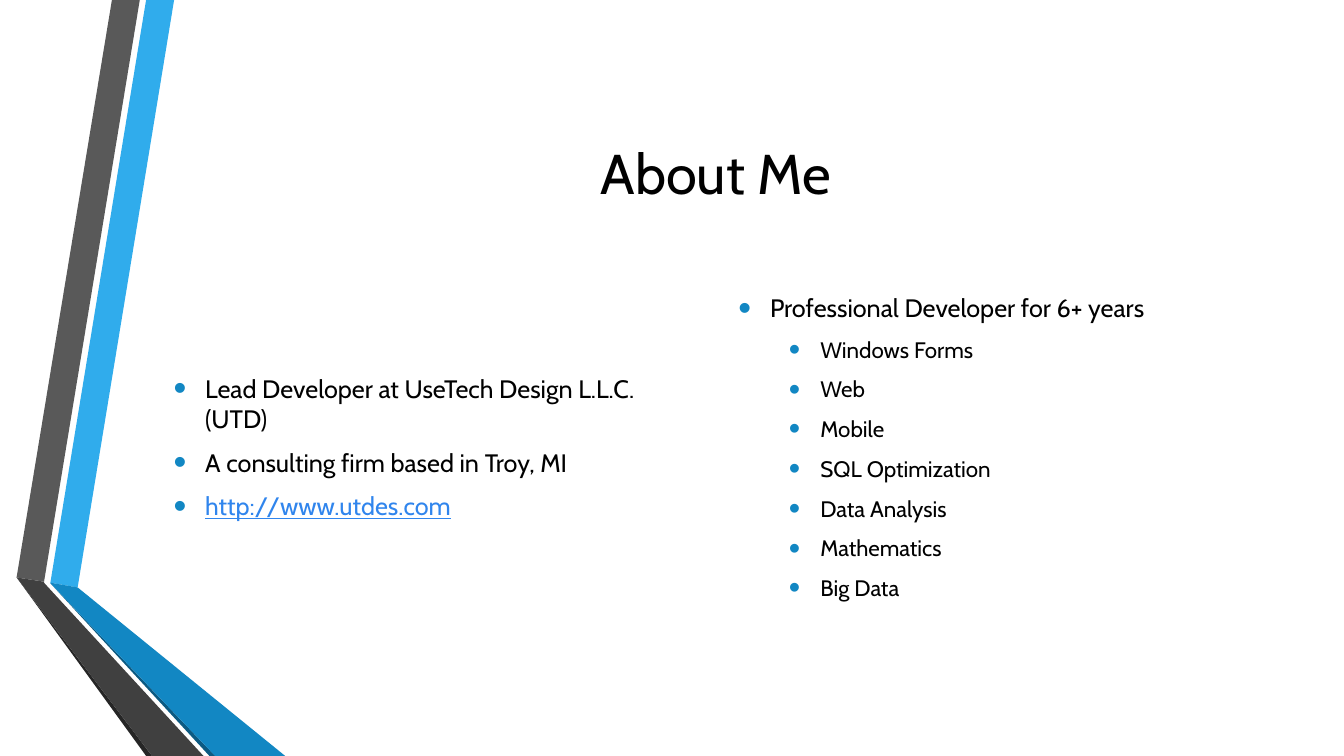
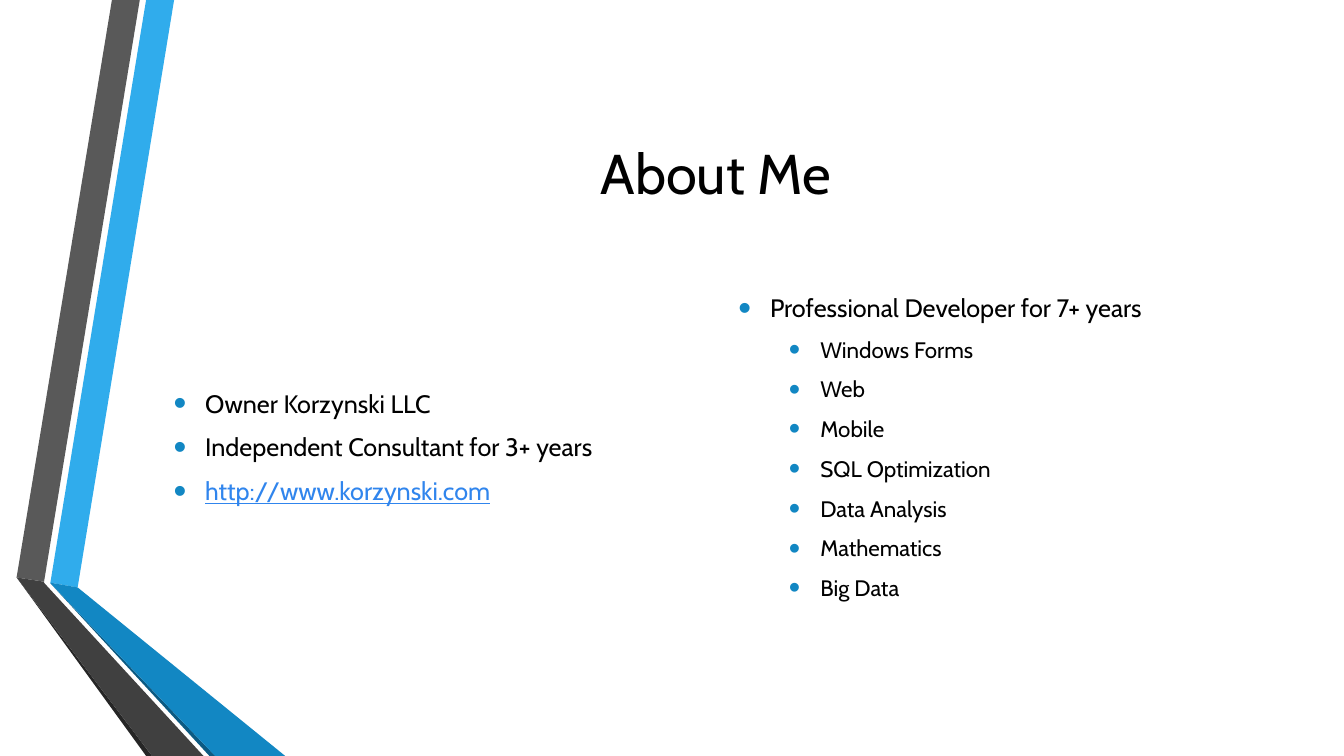
Before and after one commit to korz/SecretsOfLinq, a slide deck: slide 3 of The Secrets of LINQ.pptx (slide 2 before the commit). Drawn at 1344x756 pixels with LibreOffice and Linux fonts; fonts in the diff are those of the drawing; background and template pictures are left out. Boxes give left, top, right and bottom in pixels: in the first picture for what was removed or moved away, otherwise in the second. Text is boxed around its words. In the diff, an @@ line names an element or a change of style, - is before the commit and + after.

```diff
--- a/The Secrets of LINQ.pptx
+++ b/The Secrets of LINQ.pptx
@@ text at (x1=770, y1=298, x2=1142, y2=323): text changed @@
-• Professional Developer for 6+ years
+• Professional Developer for 7+ years
@@ text at (x1=205, y1=394, x2=592, y2=506): text changed @@
-• Lead Developer at UseTech Design L.L.C. (UTD)
-• A consulting firm based in Troy, MI
-• http://www.utdes.com
+• Owner Korzynski LLC
+• Independent Consultant for 3+ years
+• http://www.korzynski.com
```
Also in this commit, not shown: 1 slide added, 2 other files.
